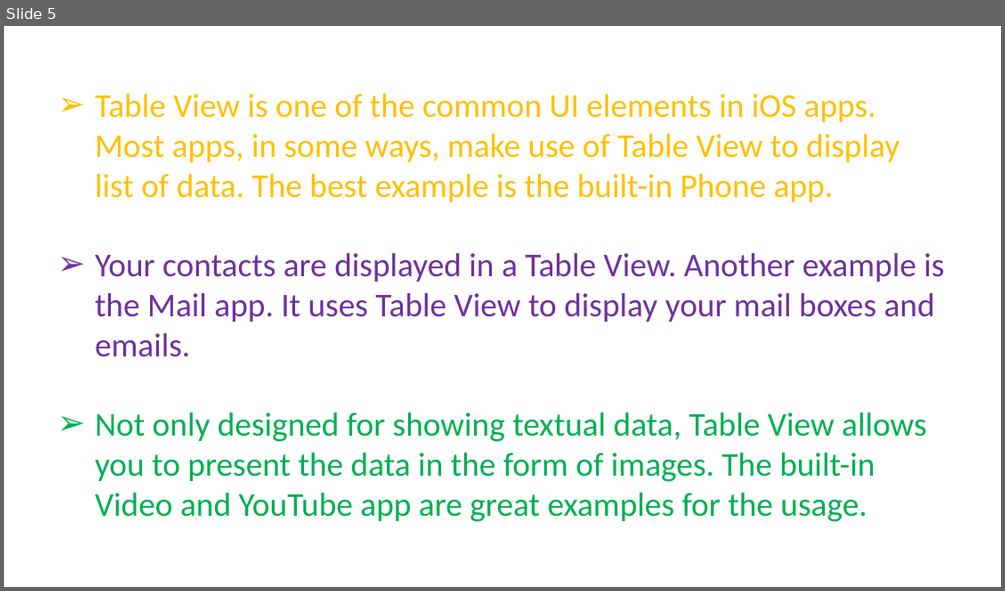
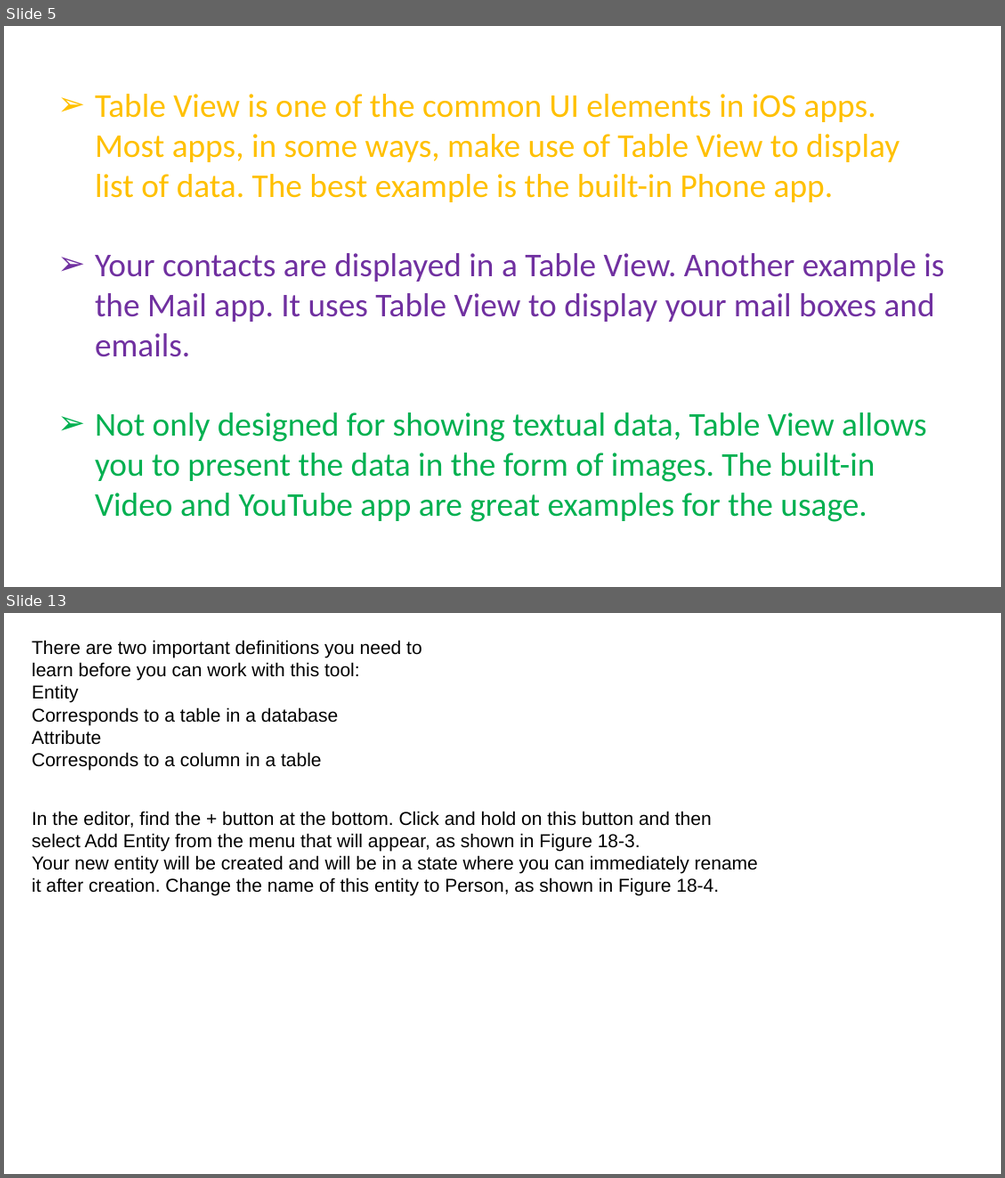
Before and after one commit to aminhngn/Course_Mobile_IOS, a slide deck: course/IOS_Module_03_core_data.pptx. Shown one above the other, each under a label of ours: slide 5 before the commit, slides 5 and 13 after it; the slides between them are not shown. The pictures are 1005x591 and 1005x1178 pixels, drawn with LibreOffice and Linux fonts; fonts in the diff are those of the drawing. Boxes give left, top, right and bottom in pixels: in the first picture for what was removed or moved away, otherwise in the second. Text is boxed around its words. In the diff, an @@ line names an element or a change of style, - is before the commit and + after.

```diff
--- a/course/IOS_Module_03_core_data.pptx
+++ b/course/IOS_Module_03_core_data.pptx
@@ slide 13 added at [4, 613, 1001, 1174], background #FFFFFF @@
@@ text added at [32, 640, 421, 770], 18 pt, text #000000 @@
+There are two important definitions you need to
+learn before you can work with this tool:
+Entity
+Corresponds to a table in a database
+Attribute
+Corresponds to a column in a table
@@ text added at [32, 811, 758, 896], 18 pt, text #000000 @@
+In the editor, find the + button at the bottom. Click and hold on this button and then
+select Add Entity from the menu that will appear, as shown in Figure 18-3.
+Your new entity will be created and will be in a state where you can immediately rename
+it after creation. Change the name of this entity to Person, as shown in Figure 18-4.
```
Also in this commit, not shown: 25 other slides added.
